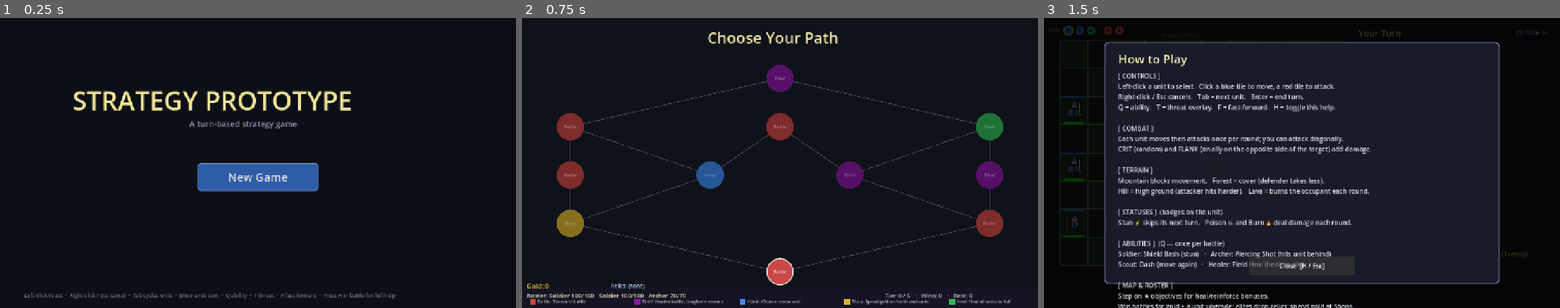
Above: before the commit, frames 1-3 (left to right).
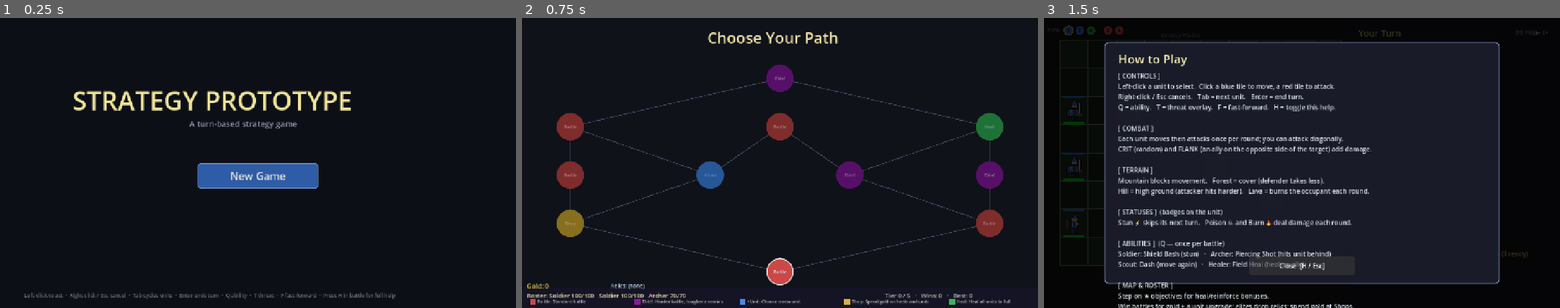
Above: after the commit, the same moments.

Repository: kabuumu/strategy-prototype
Game: Godot game, scene res://src/title/title.tscn
Two runs of this game, one before a commit and one after it. Both use one fixed random seed, a clock stepped at 60 frames per second and the inputs below.
Inputs:
- Up to frame 1 (0.25 s): no input
- Up to frame 2 (0.75 s): click "New Game" at 0.5 s
- Up to frame 3 (1.5 s): click "Battle" at 1.25 s

The runs differ from the first frame. In frame 1, 0.6% of the frame differs, in the area x 38-62%, y 53-60%; in frame 2, nothing differs; in frame 3, nothing differs.

Commit message:
Add run save/resume
Persist the whole in-progress run (roster + HP/upgrades, gold, relics,
map, tier, position) so a run can be continued across sessions.

- GameManager.save_run/load_run/clear_run/has_saved_run using ConfigFile
  at user://run_save.cfg; all run state is primitives so it round-trips
- level_select checkpoints the run on entry (between battles); clears the
  save once the boss is cleared
- title shows a "Continue Run" button when a save exists (New Game discards
  it first); the recap panel is hidden while a resume is offered
- defeat clears the save (permadeath — the run is over, no save-scum)
- save is never touched by reset(), so launching the game can't wipe it

Co-Authored-By: Claude Opus 4.8 <noreply@anthropic.com>

Diff:
--- a/src/battle/battle.gd
+++ b/src/battle/battle.gd
@@ -2199,6 +2199,7 @@
 
 func _trigger_loss() -> void:
 	phase = Phase.BATTLE_LOST
+	GameManager.clear_run()   # permadeath — the run is over, no resume
 	Sfx.play("lose")
 	_update_ui()
 	_show_result_overlay(false)
--- a/src/game_manager.gd
+++ b/src/game_manager.gd
@@ -218,6 +218,55 @@
 		_save_meta()
 
 # ---------------------------------------------------------------------------
+# Run save / resume — persists the whole in-progress run (roster, gold, relics,
+# map, position). All values are primitives so ConfigFile round-trips cleanly.
+# Deliberately NOT touched by reset(), so launching the game never wipes a save.
+# ---------------------------------------------------------------------------
+const RUN_SAVE_PATH: String = "user://run_save.cfg"
+
+func has_saved_run() -> bool:
+	return FileAccess.file_exists(RUN_SAVE_PATH)
+
+func save_run() -> void:
+	var cfg := ConfigFile.new()
+	cfg.set_value("run", "roster", player_roster)
+	cfg.set_value("run", "gold", gold)
+	cfg.set_value("run", "relics", relics)
+	cfg.set_value("run", "current_tier", current_tier)
+	cfg.set_value("run", "last_chosen_index", last_chosen_index)
+	cfg.set_value("run", "map_data", map_data)
+	cfg.set_value("run", "battles_won", battles_won)
+	cfg.save(RUN_SAVE_PATH)
+
+# Load a saved run into the live state. Returns false if no valid save exists.
+func load_run() -> bool:
+	var cfg := ConfigFile.new()
+	if cfg.load(RUN_SAVE_PATH) != OK:
+		return false
+	var raw_map: Array = cfg.get_value("run", "map_data", [])
+	if raw_map.is_empty():
+		return false
+	player_roster = []
+	for e in cfg.get_value("run", "roster", []):
+		if e is Dictionary:
+			player_roster.append(e)
+	relics = []
+	for r in cfg.get_value("run", "relics", []):
+		relics.append(str(r))
+	gold              = int(cfg.get_value("run", "gold", 0))
+	current_tier      = int(cfg.get_value("run", "current_tier", 0))
+	last_chosen_index = int(cfg.get_value("run", "last_chosen_index", -1))
+	map_data          = raw_map
+	battles_won       = int(cfg.get_value("run", "battles_won", 0))
+	pending_battle_tier = 0
+	pending_battle_elite = false
+	return true
+
+func clear_run() -> void:
+	if FileAccess.file_exists(RUN_SAVE_PATH):
+		DirAccess.remove_absolute(RUN_SAVE_PATH)
+
+# ---------------------------------------------------------------------------
 # Map generation
 # ---------------------------------------------------------------------------
 func _generate_map() -> void:
--- a/src/level_select/level_select.gd
+++ b/src/level_select/level_select.gd
@@ -46,6 +46,12 @@
 func _ready() -> void:
 	_build_node_buttons()
 	_build_hud()
+	# Checkpoint the run between battles so it can be resumed. Once the run is
+	# over (boss cleared), drop the save instead.
+	if GameManager.current_tier < GameManager.MAP_TIERS:
+		GameManager.save_run()
+	else:
+		GameManager.clear_run()
 	_refresh()
 
 func _draw() -> void:
--- a/src/title/title.gd
+++ b/src/title/title.gd
@@ -29,26 +29,32 @@
 	add_child(sub)
 
 	# -----------------------------------------------------------------------
-	# New Game button
+	# Continue (only when a run is saved) + New Game buttons
 	# -----------------------------------------------------------------------
+	var has_save: bool = GameManager.has_saved_run()
+	var new_game_y: float = 360.0
+	if has_save:
+		_add_menu_button("Continue Run", Vector2(490.0, 318.0), Vector2(300.0, 64.0),
+			Color(0.20, 0.55, 0.32), _on_continue)
+		new_game_y = 396.0
+	_add_menu_button("New Game", Vector2(490.0, new_game_y), Vector2(300.0, 64.0),
+		Color(0.18, 0.36, 0.65), _on_new_game)
+
+	if not has_save:
+		_build_meta_panel()
+
+func _add_menu_button(text: String, pos: Vector2, sz: Vector2, color: Color, cb: Callable) -> void:
 	var btn := Button.new()
-	btn.text     = "New Game"
-	btn.position = Vector2(490.0, 360.0)
-	btn.size     = Vector2(300.0, 70.0)
-	btn.add_theme_font_size_override("font_size", 28)
-
-	var style_normal := _btn_style(Color(0.18, 0.36, 0.65))
-	var style_hover  := _btn_style(Color(0.28, 0.50, 0.85))
-	var style_press  := _btn_style(Color(0.12, 0.26, 0.50))
-	btn.add_theme_stylebox_override("normal",  style_normal)
-	btn.add_theme_stylebox_override("hover",   style_hover)
-	btn.add_theme_stylebox_override("pressed", style_press)
-	btn.add_theme_stylebox_override("focus",   style_normal)
-
-	btn.pressed.connect(_on_new_game)
+	btn.text     = text
+	btn.position = pos
+	btn.size     = sz
+	btn.add_theme_font_size_override("font_size", 26)
+	btn.add_theme_stylebox_override("normal",  _btn_style(color))
+	btn.add_theme_stylebox_override("hover",   _btn_style(color.lightened(0.18)))
+	btn.add_theme_stylebox_override("pressed", _btn_style(color.darkened(0.25)))
+	btn.add_theme_stylebox_override("focus",   _btn_style(color))
+	btn.pressed.connect(cb)
 	add_child(btn)
-
-	_build_meta_panel()
 
 	# -----------------------------------------------------------------------
 	# Controls hint
@@ -75,8 +81,18 @@
 	return s
 
 func _on_new_game() -> void:
+	GameManager.clear_run()   # discard any in-progress run
 	GameManager.reset()
 	get_tree().change_scene_to_file("res://src/level_select/level_select.tscn")
+
+func _on_continue() -> void:
+	if GameManager.load_run():
+		get_tree().change_scene_to_file("res://src/level_select/level_select.tscn")
+	else:
+		# Corrupt/empty save — fall back to a fresh run
+		GameManager.clear_run()
+		GameManager.reset()
+		get_tree().change_scene_to_file("res://src/level_select/level_select.tscn")
 
 # ---------------------------------------------------------------------------
 # Meta-progression panel — shows previous run recap + lifetime bests so the
